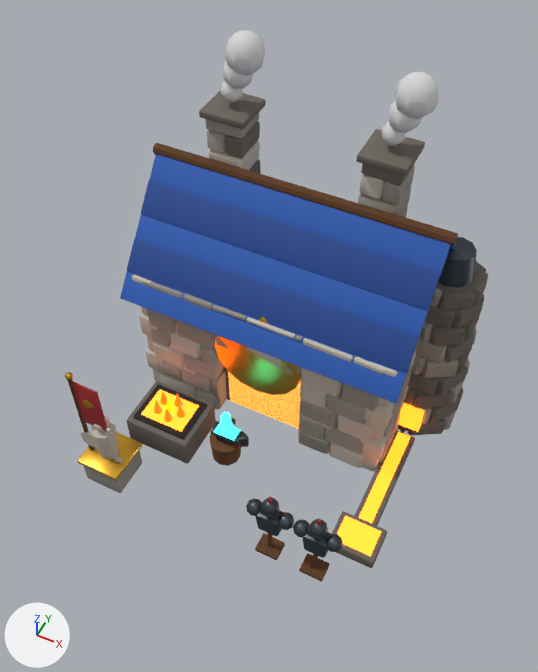
The glTF model modele3d/export/mapa/kuznia_poz19.glb, before and after one commit.
Both versions are drawn from a 50 mm lens placed at (4.42, -8.89, 14.4), pointed at (0.13, -0.3, 3.67). Lighting does not change. The marker at lower left points along +X, +Y and +Z. The older version comes first. Vertices at exactly the same position are counted once.

The first picture shows 'kuznia_poz19'.
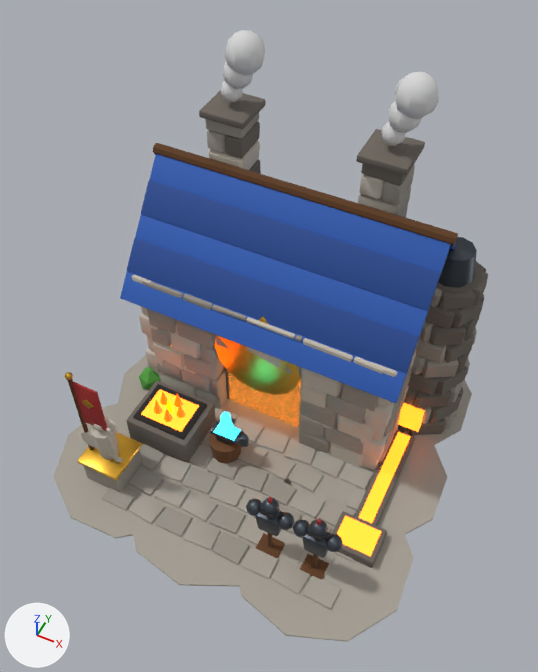
Pixel boxes [x1, y1, x2, y2] of what changed, in the pictures (538 x 672 px):
'kuznia_poz19', reshaped (11% taller): before [65, 30, 488, 582]; after [54, 30, 488, 642]
part 1 of me_kuznia_poz19, added: after [54, 404, 145, 538]
part 2 of me_kuznia_poz19, added: after [128, 454, 260, 586]
part 3 of me_kuznia_poz19, added: after [201, 398, 299, 493]
part 4 of me_kuznia_poz19, added: after [233, 478, 413, 642]
part 5 of me_kuznia_poz19, added: after [287, 438, 447, 542]
part 6 of me_kuznia_poz19, added: after [397, 380, 472, 451]
part 7 of me_kuznia_poz19, built on: before [184, 447, 189, 464]; after [102, 355, 374, 610]

The change, as a list of edits to the scene's bpy script:
```text
Add mat_mapa_leaves:
    mat_mapa_leaves = principled_material('mapa_leaves')
    mat_mapa_leaves.base_color = (0.0782, 0.323, 0.0423)  # green #4f9a3a
    mat_mapa_leaves.roughness = 0.85
Add mat_mapa_flower_y:
    mat_mapa_flower_y = principled_material('mapa_flower_y')
    mat_mapa_flower_y.base_color = (0.888, 0.631, 0.0685)  # yellow #f2d04a
    mat_mapa_flower_y.roughness = 0.7
Add mat_mapa_flower_r:
    mat_mapa_flower_r = principled_material('mapa_flower_r')
    mat_mapa_flower_r.base_color = (0.745, 0.0648, 0.0648)  # red #e04848
    mat_mapa_flower_r.roughness = 0.7
Add mat_mapa_paving:
    mat_mapa_paving = principled_material('mapa_paving')
    mat_mapa_paving.base_color = (0.392, 0.356, 0.305)  # grey #a8a196
    mat_mapa_paving.roughness = 0.95
Change me_kuznia_poz19:
    used by ob_kuznia_poz19; location = (0.0, 0.0, 0.0)
    remove me_kuznia_poz19.from_pydata(...)  # 9520 vertices, 17812 faces; spans x -3.45..3.74, y -3.0..3.72, z 0.0..8.23
    add me_kuznia_poz19.from_pydata(...)  # 11068 vertices, 20600 faces; spans x -4.09..4.1, y -4.12..4.34, z -0.14..8.23
    me_kuznia_poz19 part 1: a new loose piece, a 10-sided cylinder along z spanning x -4.087..-0.462, y -3.886..-0.403, z 0.005..0.045, in mat_mapa_paving (grey #a8a196)
    me_kuznia_poz19 part 2: a new loose piece, a 10-sided cylinder along z spanning x -2.08..1.68, y -4.123..-0.33, z 0.004..0.046, in mat_mapa_paving (grey #a8a196)
    me_kuznia_poz19 part 3: a new loose piece, a 10-sided cylinder along z spanning x -1.886..1.781, y -1.654..1.926, z 0.003..0.047, in mat_mapa_paving (grey #a8a196)
    me_kuznia_poz19 part 4: a new loose piece, a 10-sided cylinder along z spanning x 0.461..4.087, y -4.068..-0.323, z 0.003..0.047, in mat_mapa_paving (grey #a8a196)
    me_kuznia_poz19 part 5: a new loose piece, a 10-sided cylinder along z spanning x 0.654..4.095, y -1.777..1.805, z 0.002..0.048, in mat_mapa_paving (grey #a8a196)
    me_kuznia_poz19 part 6: a new loose piece, a 10-sided cylinder along z spanning x 0.425..3.957, y 0.616..4.257, z 0.001..0.049, in mat_mapa_paving (grey #a8a196)
    me_kuznia_poz19 part 7: 1 vertex moved within x -1.23, y -1.64, z 0.05; 1304 vertices added at x -3.96..2.96, y -3.27..3.45, z -0.14..0.54
    other edits to the shape of me_kuznia_poz19 do not show in these pictures
    add me_kuznia_poz19.materials.append(mat_mapa_paving)  # grey #a8a196
    add me_kuznia_poz19.materials.append(mat_mapa_leaves)  # green #4f9a3a
    add me_kuznia_poz19.materials.append(mat_mapa_flower_y)  # yellow #f2d04a
    add me_kuznia_poz19.materials.append(mat_mapa_flower_r)  # red #e04848
```
